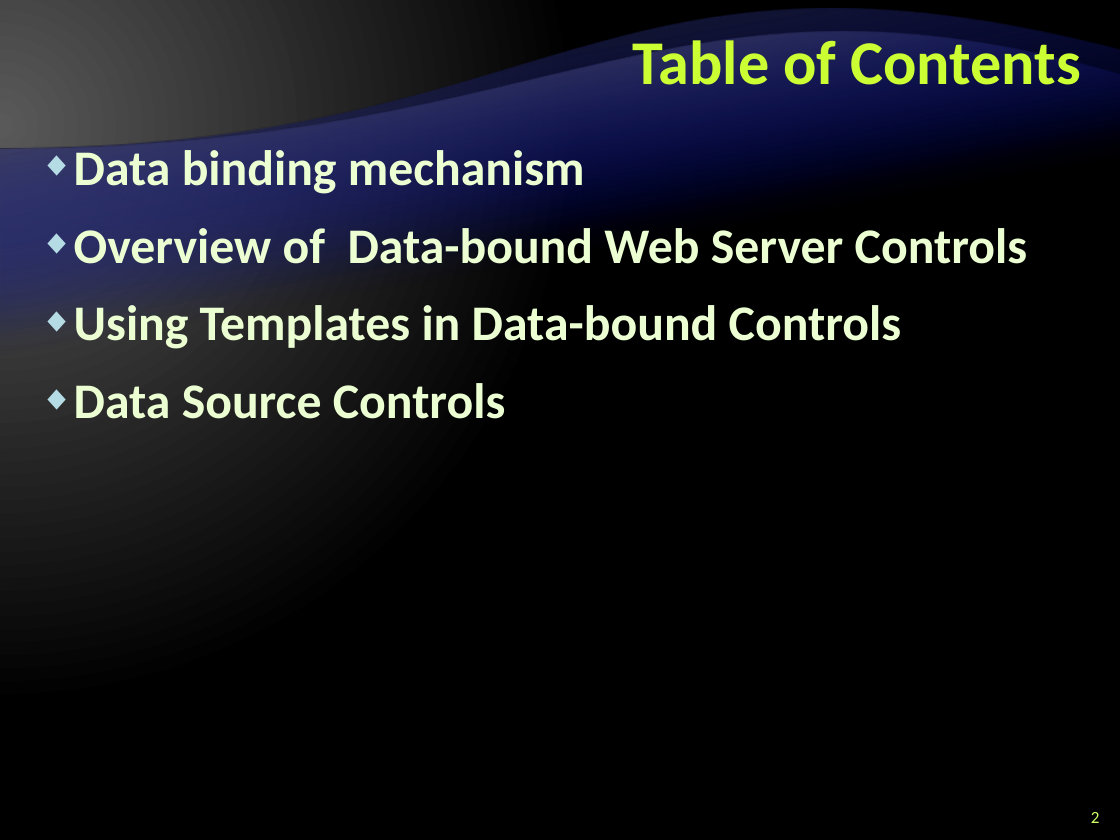
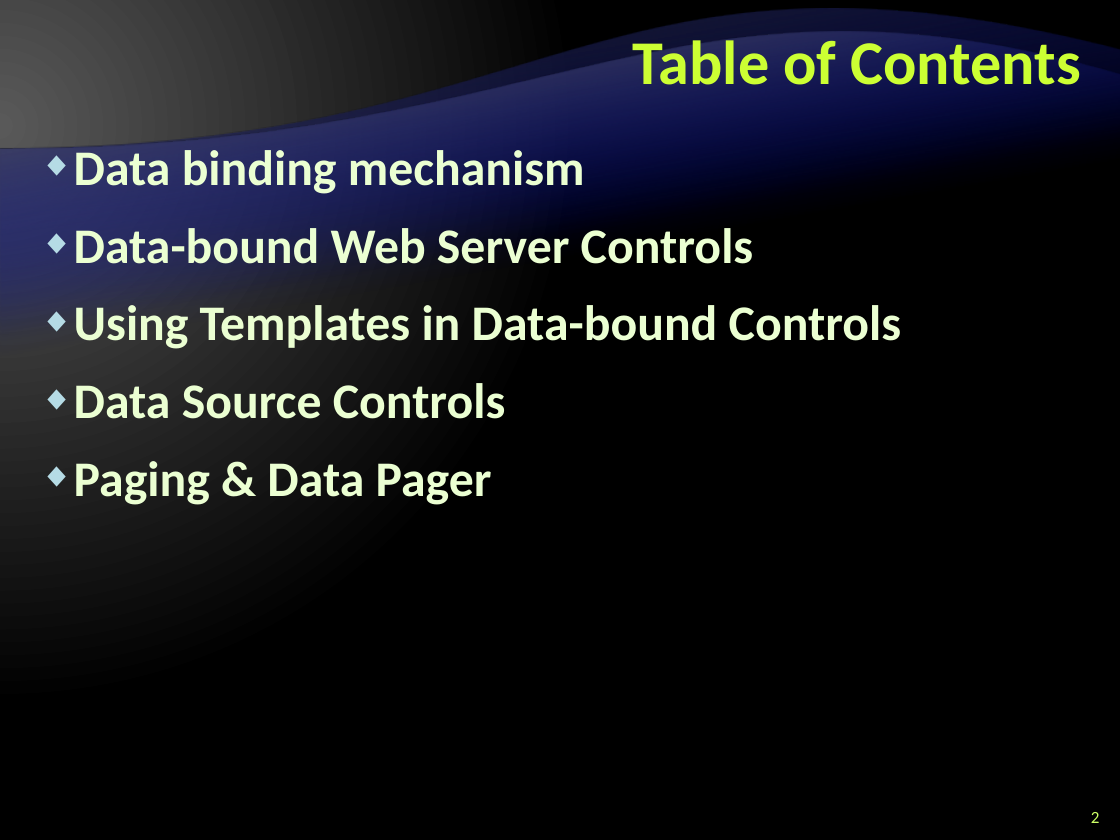
Before and after one commit to Graveheart/aspnetcourse, a slide deck: slide 2 of lectures/9. ASP.NET – Part II.pptx. Drawn at 1120x840 pixels with LibreOffice and Linux fonts; fonts in the diff are those of the drawing; background and template pictures are left out. Boxes give left, top, right and bottom in pixels: in the first picture for what was removed or moved away, otherwise in the second. Text is boxed around its words. In the diff, an @@ line names an element or a change of style, - is before the commit and + after.

Commit message:
2010.04.18 21:47 - Final Version

```diff
--- a/lectures/9. ASP.NET – Part II.pptx
+++ b/lectures/9. ASP.NET – Part II.pptx
@@ text at box(74, 228, 754, 275): text changed @@
-◆ Overview of Data-bound Web Server Controls
+◆ Data-bound Web Server Controls
@@ text at box(74, 461, 492, 505): paragraph added @@
+◆ Paging & Data Pager
```
Also in this commit, not shown: 9 other slides changed, 2 slides added, 2 slides removed.
